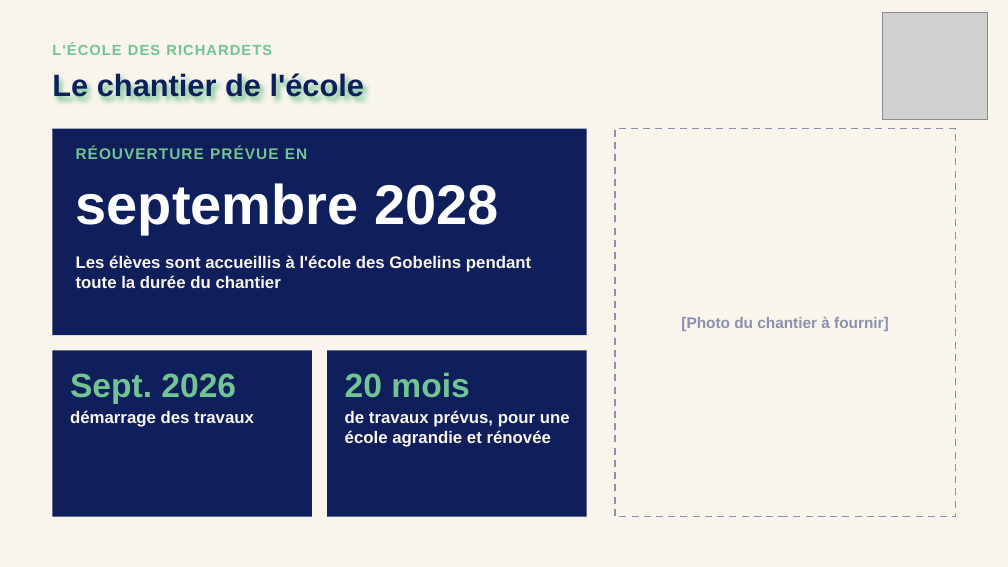
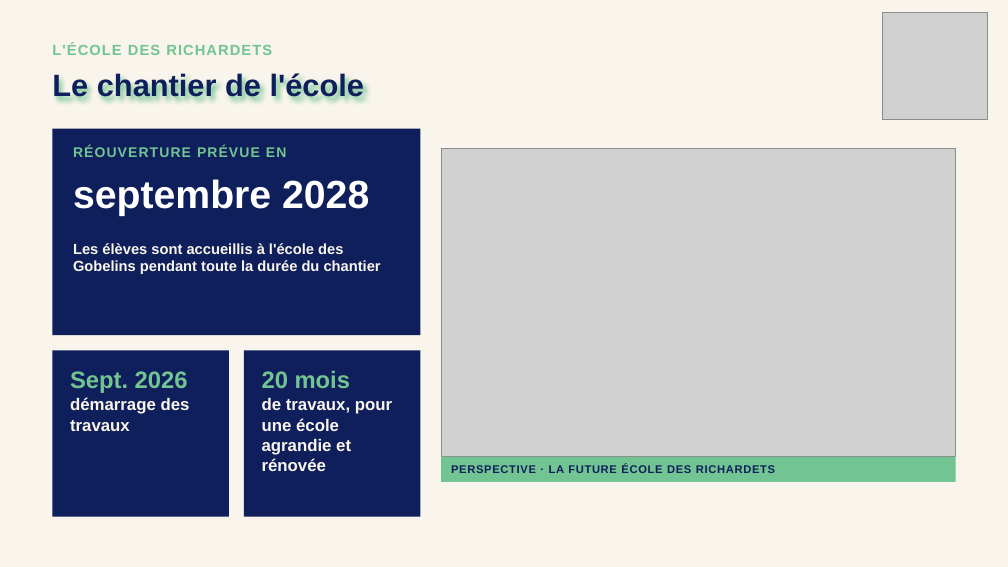
Before and after one commit to benjaminboussemart74-design/Operation_robespierre, a slide deck: slide 6 of reunion_richardets_2026-10-14/PPT_Richardets_V1.pptx (slide 5 before the commit). Drawn at 1008x567 pixels with LibreOffice and Linux fonts; fonts in the diff are those of the drawing; grey boxes stand for pictures. Boxes give left, top, right and bottom in pixels: in the first picture for what was removed or moved away, otherwise in the second. Text is boxed around its words. In the diff, an @@ line names an element or a change of style, - is before the commit and + after.

```diff
--- a/reunion_richardets_2026-10-14/PPT_Richardets_V1.pptx
+++ b/reunion_richardets_2026-10-14/PPT_Richardets_V1.pptx
@@ rectangle: place and size @@
-rectangle at [52,129,587,335]
+rectangle at [52,129,420,335]
@@ text "RÉOUVERTURE PRÉVUE EN" at [73,146,287,157]: size 22 to 20 pt @@
@@ picture added at [441,148,956,457] @@
@@ rectangle removed at [615,129,956,517] @@
@@ text "septembre 2028" at [73,179,369,216]: size 80 to 56 pt @@
@@ text "Les élèves sont accueillis à ...": place and size @@
-text "Les élèves sont accueillis à ..." at [76,255,531,288]
+text "Les élèves sont accueillis à ..." at [73,242,381,274]
@@ text "Les élèves sont accueillis à ..." at [73,242,381,274]: size 24 to 21 pt @@
@@ text removed at [681,317,889,331] @@
-[Photo du chantier à fournir]
@@ rectangle: place and size @@
-rectangle at [52,350,312,517]
+rectangle at [52,350,229,517]
@@ rectangle: place and size @@
-rectangle at [327,350,587,517]
+rectangle at [244,350,420,517]
@@ text "Sept. 2026" at [70,371,188,393]: size 48 to 34 pt @@
@@ text "20 mois" at [262,371,350,388]: size 48 to 34 pt @@
@@ text "20 mois": place and size @@
-text "20 mois" at [345,372,469,398]
+text "20 mois" at [262,371,350,388]
@@ text "démarrage des travaux" rewrapped from [70,410,254,427] to [70,397,190,431] @@
@@ text at [262,398,392,471]: text changed @@
-de travaux prévus, pour une école agrandie et rénovée
+de travaux, pour une école agrandie et rénovée
@@ rectangle added at [441,457,956,482], fill #72C493 @@
@@ text added at [451,465,775,473], 16 pt, text #0E1F5B, bold @@
+PERSPECTIVE · LA FUTURE ÉCOLE DES RICHARDETS
```
Also in this commit, not shown: 3 other slides changed, 1 slide added, 4 other files.
